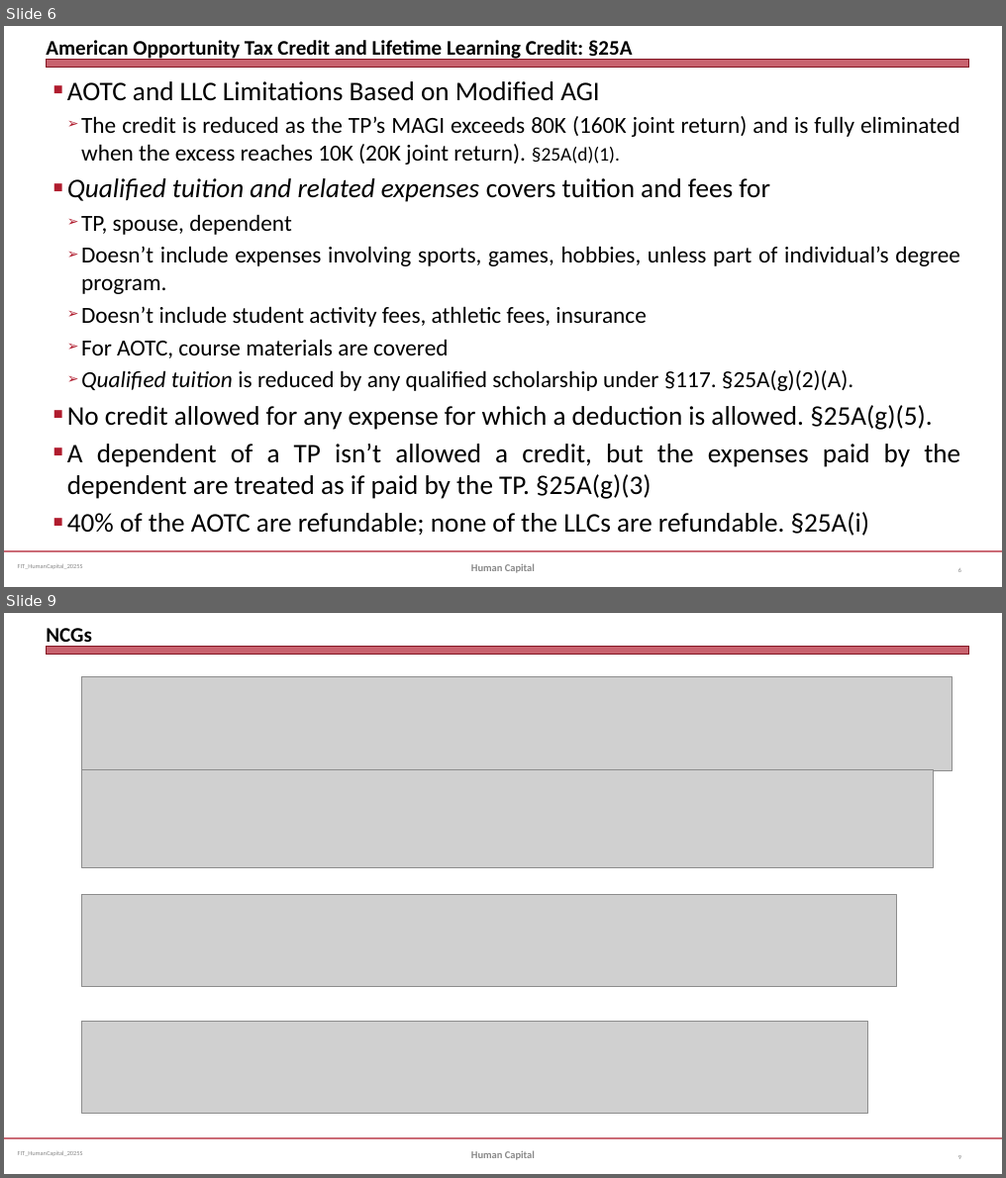
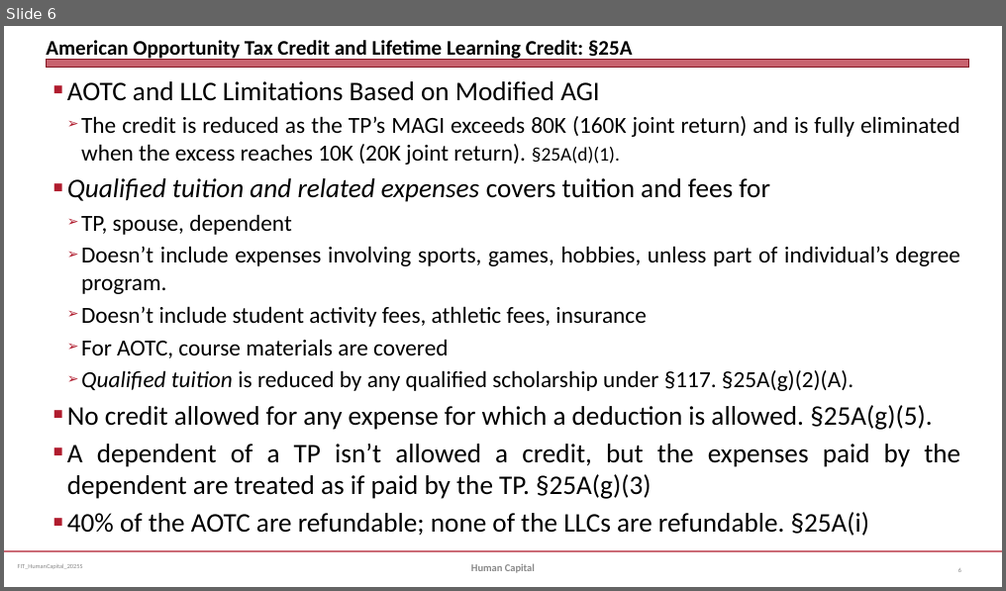
Before and after one commit to jmc877/Fed-Income-Tax, a slide deck: slides/FIT_HumanCapital_2025S.pptx. Shown one above the other, each under a label of ours: slides 6 and 9 before the commit, slide 6 after it; the slides between them are not shown. The pictures are 1006x1178 and 1006x591 pixels, drawn with LibreOffice and Linux fonts; fonts in the diff are those of the drawing; grey boxes stand for pictures. Boxes give left, top, right and bottom in pixels: in the first picture for what was removed or moved away, otherwise in the second. Text is boxed around its words. In the diff, an @@ line names an element or a change of style, - is before the commit and + after.

```diff
--- a/slides/FIT_HumanCapital_2025S.pptx
+++ b/slides/FIT_HumanCapital_2025S.pptx
@@ slide 9 removed at (4, 613, 1002, 1174), background #FFFFFF; not listed: 3 template elements that a slide beside it also shows @@
@@ title removed at (46, 628, 92, 648) @@
-NCGs
@@ picture removed at (82, 676, 951, 770) @@
@@ picture removed at (82, 770, 934, 867) @@
@@ picture removed at (82, 894, 896, 986) @@
@@ picture removed at (82, 1021, 868, 1113) @@
@@ text removed at (471, 1151, 535, 1160) @@
-Human Capital
@@ page number removed at (958, 1156, 961, 1159) @@
-9
```
Also in this commit, not shown: 1 slide changed, 8 other slides removed, 2 other files.
